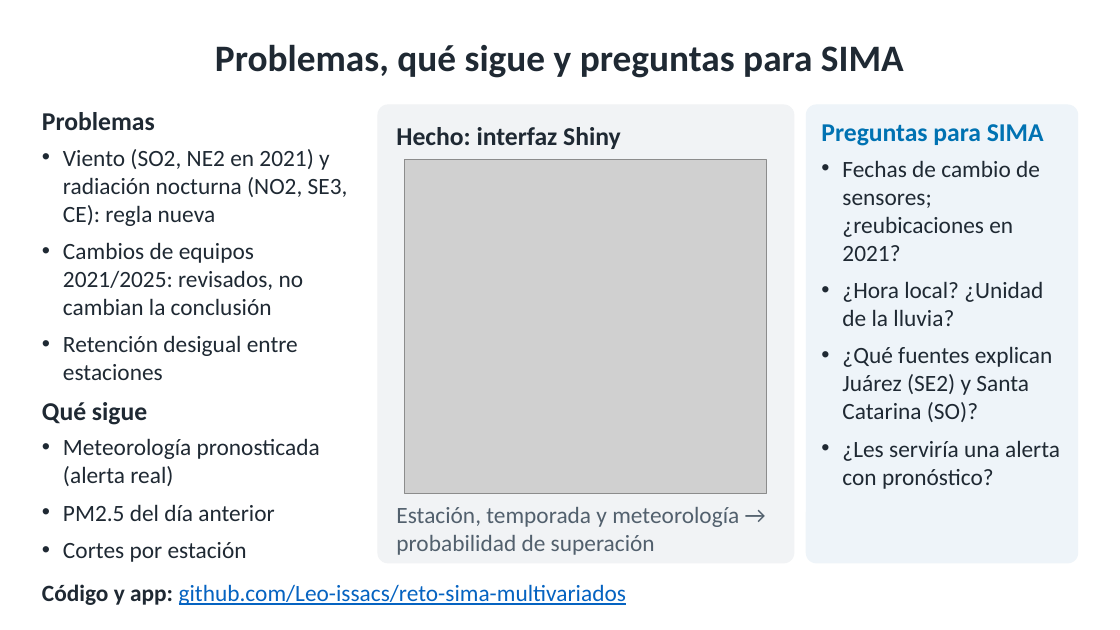
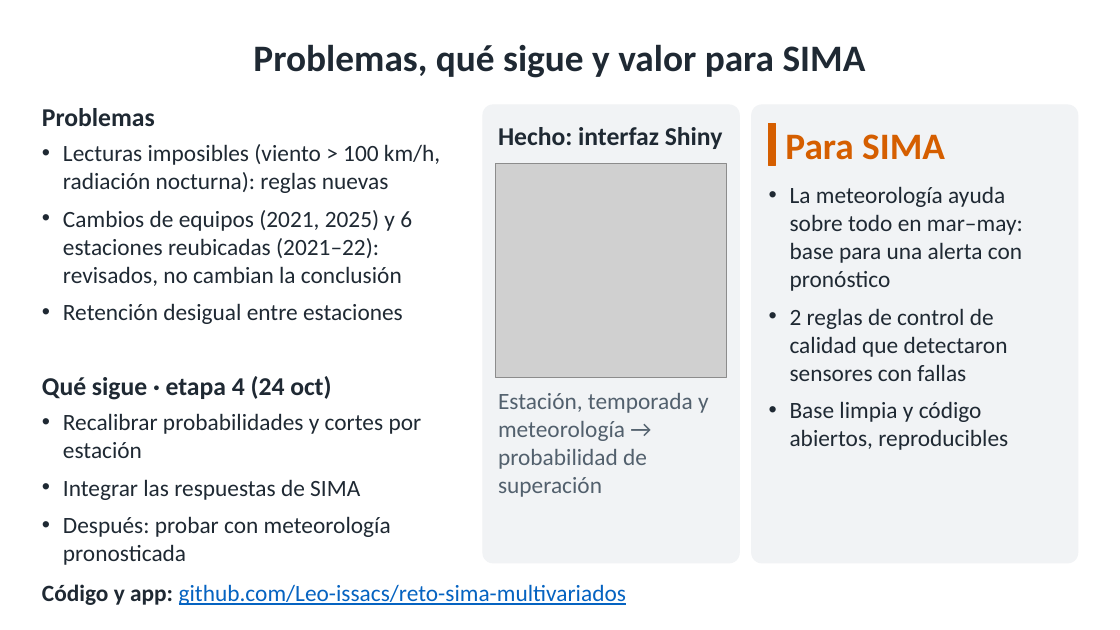
Before and after one commit to Leo-issacs/reto-sima-multivariados, a slide deck: slide 4 of docs/presentacion/Presentacion_Etapa3_SIMA.pptx. Drawn at 1120x630 pixels with LibreOffice and Linux fonts; fonts in the diff are those of the drawing; grey boxes stand for pictures. Boxes give left, top, right and bottom in pixels: in the first picture for what was removed or moved away, otherwise in the second. Text is boxed around its words. In the diff, an @@ line names an element or a change of style, - is before the commit and + after.

```diff
--- a/docs/presentacion/Presentacion_Etapa3_SIMA.pptx
+++ b/docs/presentacion/Presentacion_Etapa3_SIMA.pptx
@@ title at box(253, 44, 866, 78): text changed @@
-Problemas, qué sigue y preguntas para SIMA
+Problemas, qué sigue y valor para SIMA
@@ rounded rectangle: place and size @@
-rounded rectangle at box(378, 105, 794, 563)
+rounded rectangle at box(483, 105, 739, 563)
@@ rounded rectangle at box(483, 105, 739, 563): proportions changed @@
@@ text "Hecho: interfaz Shiny": place and size @@
-text "Hecho: interfaz Shiny" at box(396, 127, 621, 149)
+text "Hecho: interfaz Shiny" at box(498, 127, 723, 149)
@@ rounded rectangle: place and size @@
-rounded rectangle at box(807, 105, 1078, 563)
+rounded rectangle at box(752, 105, 1078, 563)
@@ rounded rectangle at box(752, 105, 1078, 563): fill #EEF4F9 to #F1F3F5; outline #EEF4F9 1 pt to #F1F3F5 1 pt; proportions changed @@
@@ text at box(63, 144, 440, 286): text changed @@
-• Viento (SO2, NE2 en 2021) y radiación nocturna (NO2, SE3, CE): regla nueva
-• Cambios de equipos 2021/2025: revisados, no cambian la conclusión
+• Lecturas imposibles (viento > 100 km/h, radiación nocturna): reglas nuevas
+• Cambios de equipos (2021, 2025) y 6 estaciones reubicadas (2021–22): revisados, no cambian la conclusión
@@ rectangle added at box(769, 124, 776, 166), fill #D55E00, outline #D55E00 1 pt @@
@@ text added at box(785, 134, 945, 160), 32 pt, text #D55E00, bold @@
+Para SIMA
@@ text removed at box(821, 124, 1060, 489) @@
-Preguntas para SIMA
-• Fechas de cambio de sensores; ¿reubicaciones en 2021?
-• ¿Hora local? ¿Unidad de la lluvia?
-• ¿Qué fuentes explican Juárez (SE2) y Santa Catarina (SO)?
-• ¿Les serviría una alerta con pronóstico?
@@ picture: place and size @@
-picture at box(405, 160, 766, 493)
+picture at box(496, 164, 727, 377)
@@ text added at box(790, 186, 1023, 450), 20 pt, text #1F2933 @@
+• La meteorología ayuda sobre todo en mar–may: base para una alerta con pronóstico
+• 2 reglas de control de calidad que detectaron sensores con fallas
+• Base limpia y código abiertos, reproducibles
@@ text added at box(42, 376, 422, 565), 20 pt, text #1F2933 @@
+Qué sigue · etapa 4 (24 oct)
+• Recalibrar probabilidades y cortes por estación
+• Integrar las respuestas de SIMA
+• Después: probar con meteorología pronosticada
@@ text "Estación, temporada y meteorología → ..." rewrapped from box(396, 507, 739, 555) to box(498, 393, 709, 497) @@
@@ text removed at box(42, 402, 320, 562) @@
-Qué sigue
-• Meteorología pronosticada (alerta real)
-• PM2.5 del día anterior
-• Cortes por estación
```
Also in this commit, not shown: 3 other files.
